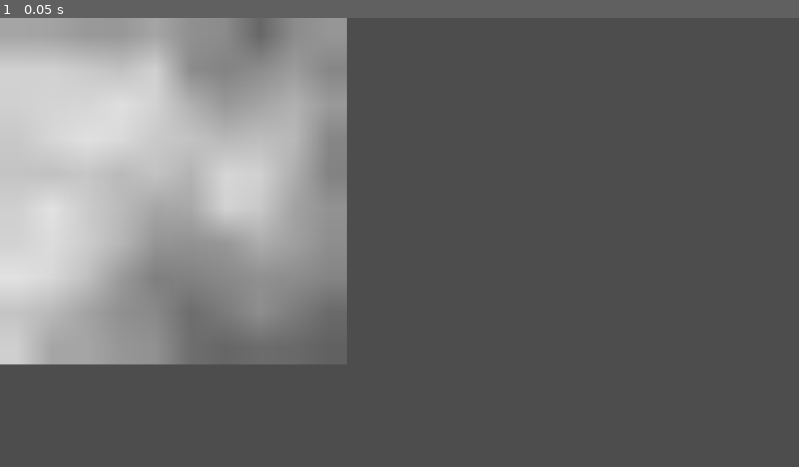
Above: before the commit, frame 1.
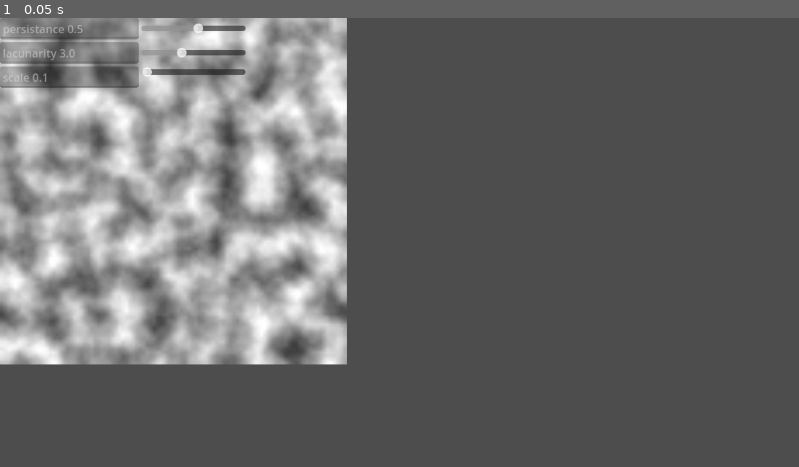
Above: after the commit, the same moment.

Repository: Maiqtheterrorist/godot-landmass-generator
Game: Godot game, scene res://noise_preview.tscn
Two runs of this game, one before a commit and one after it. Both use one fixed random seed, a clock stepped at 60 frames per second and the inputs below.
Inputs:
- Up to frame 1 (0.05 s): no input

The runs differ from the first frame. In frame 1, 22% of the frame differs, in the area x 0-44%, y 0-78%.

Commit message:
Add files via upload

Diff:
--- a/LandmassGeneration/scripts/generationScripts/landmasGenerationScript.gd
+++ b/LandmassGeneration/scripts/generationScripts/landmasGenerationScript.gd
@@ -13,9 +13,9 @@
 
 }
 func _ready() -> void:
-	_fastNoiseLite_initializer()
+	pass
 
-func _fastNoiseLite_initializer():
+static func _fastNoiseLite_initializer():
 	fastNoiseLite.noise_type = FastNoiseLite.TYPE_PERLIN
 	fastNoiseLite.fractal_type = FastNoiseLite.FRACTAL_NONE
 
@@ -28,11 +28,12 @@
 		var noiseImage : Image = Image.create(width,height,false,Image.FORMAT_RGBA8)
 		usableFrequency = pow(lacunarity, i)
 		usableAmplitude = pow(persistance, i)
+		prints(usableAmplitude,usableFrequency)
 
 		for y in height:
 			for x in width:
-				var sampleY = (y/scale) * usableFrequency
-				var sampleX = (x/scale) * usableFrequency
+				var sampleY = y/scale * usableFrequency
+				var sampleX = x/scale * usableFrequency
 
 				var combinedImagePixel = combinedImages.get_pixel(x, y)
 				var fnlPixel = Color.from_hsv(0.0,0.0,(fastNoiseLite.get_noise_2d(sampleX,sampleY)+1)/2)*usableAmplitude
--- a/LandmassGeneration/scripts/utilityScripts/landmass2DNoisePreviewSetup.gd
+++ b/LandmassGeneration/scripts/utilityScripts/landmass2DNoisePreviewSetup.gd
@@ -4,18 +4,20 @@
 
 
 var generationData : Dictionary = {
-	 "width" : 10,
-	"height" : 10,
+	 "width" : 100,
+	"height" : 100,
 	"scale" : 0.1,
-	"octaves" : 3,
+	"octaves" : 4,
 	"persistance" : 0.5,
-	"lacunarity" : 2.0,
+	"lacunarity" : 3.0,
 }
 var finalValues : Dictionary = {
 
 }
 
 func _ready() -> void:
+	landmassGenerator._fastNoiseLite_initializer()
+	noise_preview.scale = scale*5
 	_setup_noise_preview_node()
 
 func _setup_noise_preview_node() -> void:
@@ -24,5 +26,22 @@
 
 func _create_noise_texture_and_assign() -> void:
 	noise_preview.size = Vector2(generationData.get("width"), generationData.get("height"))
-	noise_preview.scale = scale*50
 	noise_preview.texture = landmassGenerator._generate_noise_map(generationData.get("width"), generationData.get("height"), generationData.get("scale"), generationData.get("octaves"), generationData.get("persistance"), generationData.get("lacunarity"))
+
+
+func _on_h_slider_value_changed(value: float) -> void:
+	$"../Control/GridContainer/LineEdit".text = "persistance " + str(value)
+	generationData["persistance"] = value
+	_create_noise_texture_and_assign()
+
+
+func _on_h_slider_2_value_changed(value: float) -> void:
+	$"../Control/GridContainer/LineEdit2".text = "lacunarity " + str(value)
+	generationData["lacunarity"] = value
+	_create_noise_texture_and_assign()
+
+
+func _on_h_slider_3_value_changed(value: float) -> void:
+	$"../Control/GridContainer/LineEdit3".text = "scale " + str(value)
+	generationData["scale"] = value
+	_create_noise_texture_and_assign()
--- a/noise_preview.tscn
+++ b/noise_preview.tscn
@@ -10,3 +10,60 @@
 expand_mode = 1
 stretch_mode = 4
 script = ExtResource("1_wnlol")
+
+[node name="Control" type="Control" parent="."]
+layout_mode = 3
+anchors_preset = 0
+offset_right = 1152.0
+offset_bottom = 648.0
+
+[node name="GridContainer" type="GridContainer" parent="Control"]
+layout_mode = 0
+offset_right = 40.0
+offset_bottom = 40.0
+columns = 2
+
+[node name="LineEdit" type="LineEdit" parent="Control/GridContainer"]
+custom_minimum_size = Vector2(200, 0)
+layout_mode = 2
+text = "persistance 0.5"
+editable = false
+expand_to_text_length = true
+
+[node name="HSlider" type="HSlider" parent="Control/GridContainer"]
+custom_minimum_size = Vector2(150, 0)
+layout_mode = 2
+size_flags_vertical = 4
+max_value = 0.9
+step = 0.05
+value = 0.5
+
+[node name="LineEdit2" type="LineEdit" parent="Control/GridContainer"]
+layout_mode = 2
+text = "lacunarity 3.0"
+editable = false
+expand_to_text_length = true
+
+[node name="HSlider2" type="HSlider" parent="Control/GridContainer"]
+layout_mode = 2
+size_flags_vertical = 4
+max_value = 8.0
+step = 0.1
+value = 3.0
+
+[node name="LineEdit3" type="LineEdit" parent="Control/GridContainer"]
+layout_mode = 2
+text = "scale 0.1"
+editable = false
+expand_to_text_length = true
+
+[node name="HSlider3" type="HSlider" parent="Control/GridContainer"]
+layout_mode = 2
+min_value = 0.1
+max_value = 1.0
+step = 0.05
+value = 0.1
+
+[connection signal="value_changed" from="Control/GridContainer/HSlider" to="noisePreview" method="_on_h_slider_value_changed"]
+[connection signal="value_changed" from="Control/GridContainer/HSlider2" to="noisePreview" method="_on_h_slider_2_value_changed"]
+[connection signal="value_changed" from="Control/GridContainer/HSlider3" to="noisePreview" method="_on_h_slider_3_value_changed"]
